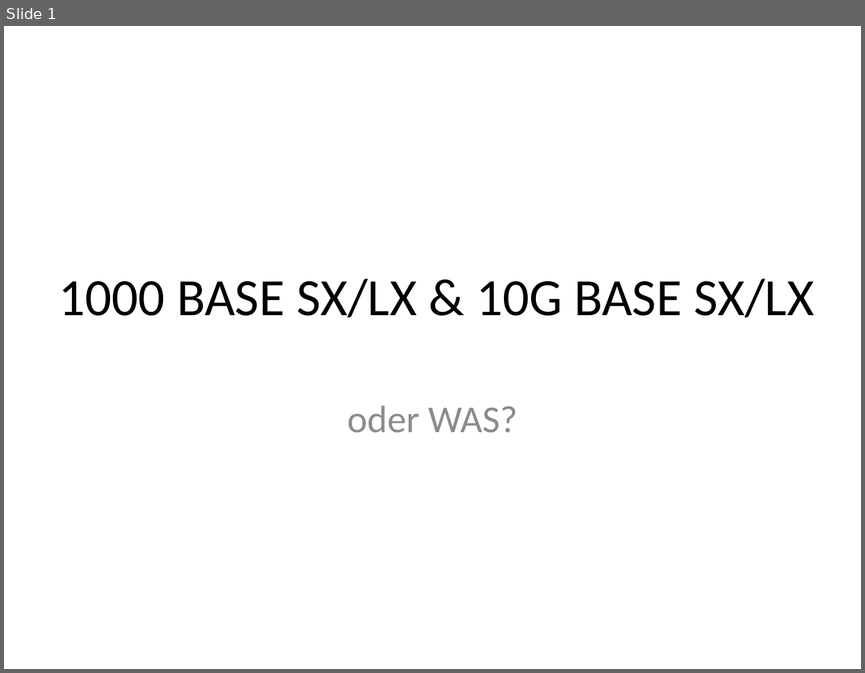
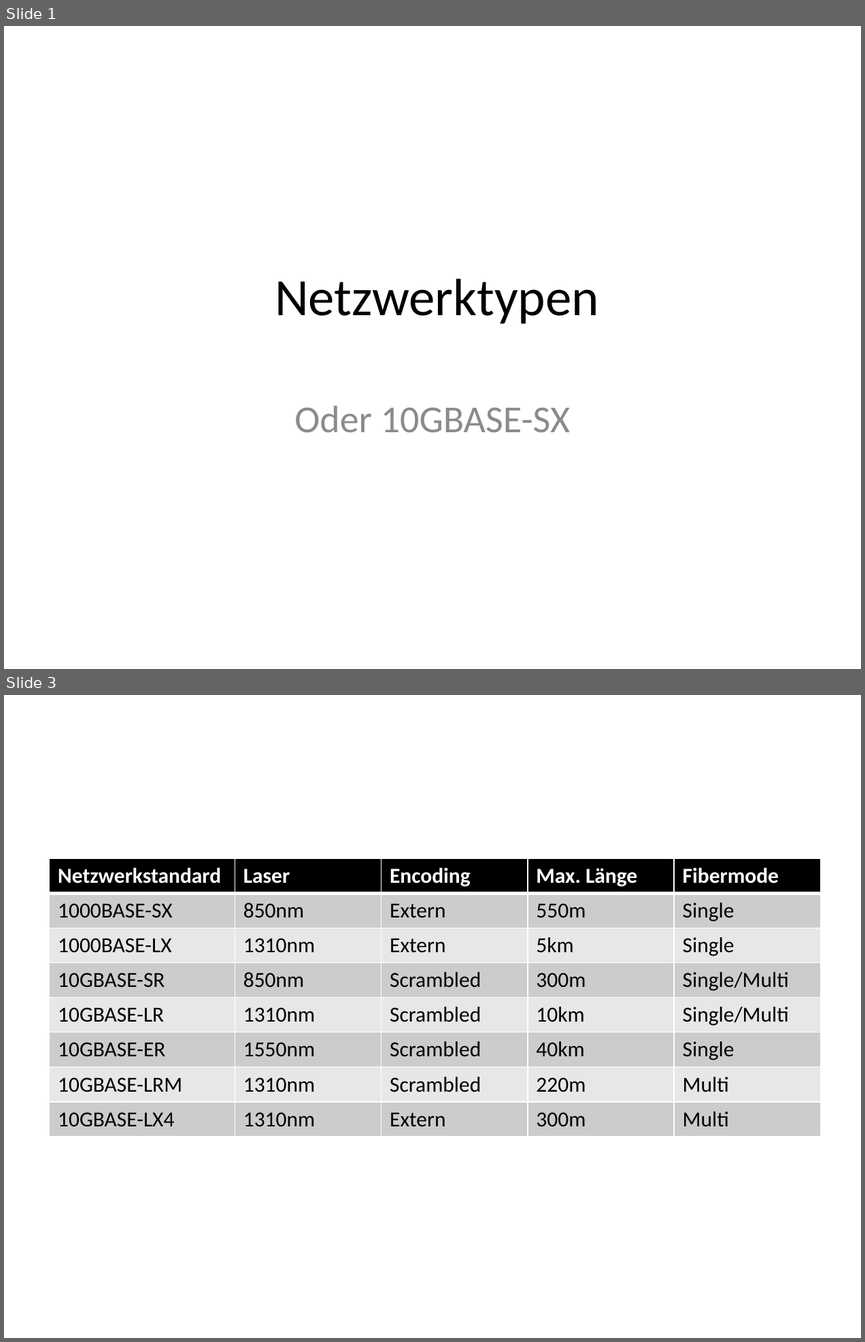
Before and after one commit to leonkunert/Schule, a slide deck: Projekt/Netzwerk/Netzwerktypen.pptx. Shown one above the other, each under a label of ours: slide 1 before the commit, slides 1 and 3 after it; the slides between them are not shown. The pictures are 865x673 and 865x1342 pixels, drawn with LibreOffice and Linux fonts; fonts in the diff are those of the drawing. Boxes give left, top, right and bottom in pixels: in the first picture for what was removed or moved away, otherwise in the second. Text is boxed around its words. In the diff, an @@ line names an element or a change of style, - is before the commit and + after.

Commit message:
Added Presentation and text

```diff
--- a/Projekt/Netzwerk/Netzwerktypen.pptx
+++ b/Projekt/Netzwerk/Netzwerktypen.pptx
@@ slide 3 added at <box>4,695,861,1338</box>, background #FFFFFF @@
@@ table added at <box>50,859,821,1134</box>, 8 rows, 5 columns @@
+Netzwerkstandard | Laser | Encoding | Max. Länge | Fibermode
+1000BASE-SX | 850nm | Extern | 550m | Single
+1000BASE-LX | 1310nm | Extern | 5km | Single
+10GBASE-SR | 850nm | Scrambled | 300m | Single/Multi
+10GBASE-LR | 1310nm | Scrambled | 10km | Single/Multi
+10GBASE-ER | 1550nm | Scrambled | 40km | Single
+10GBASE-LRM | 1310nm | Scrambled | 220m | Multi
+10GBASE-LX4 | 1310nm | Extern | 300m | Multi
@@ slide 1 changed as well @@
@@ title at <box>275,278,599,324</box>: text changed @@
-1000 BASE SX/LX & 10G BASE SX/LX
+Netzwerktypen
@@ subtitle at <box>294,405,570,433</box>: text changed @@
-oder WAS?
+Oder 10GBASE-SX
```
Also in this commit, not shown: 1 other slide added, 1 slide removed, 4 other files.
